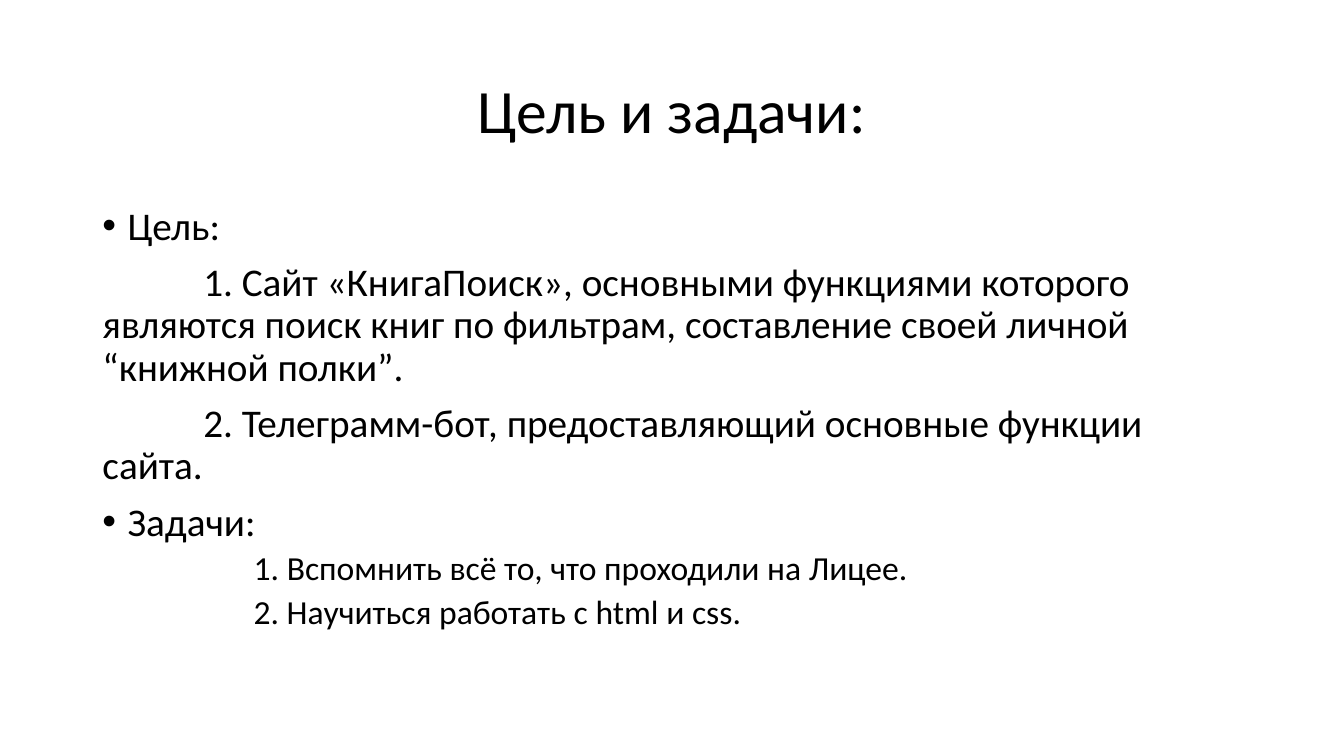
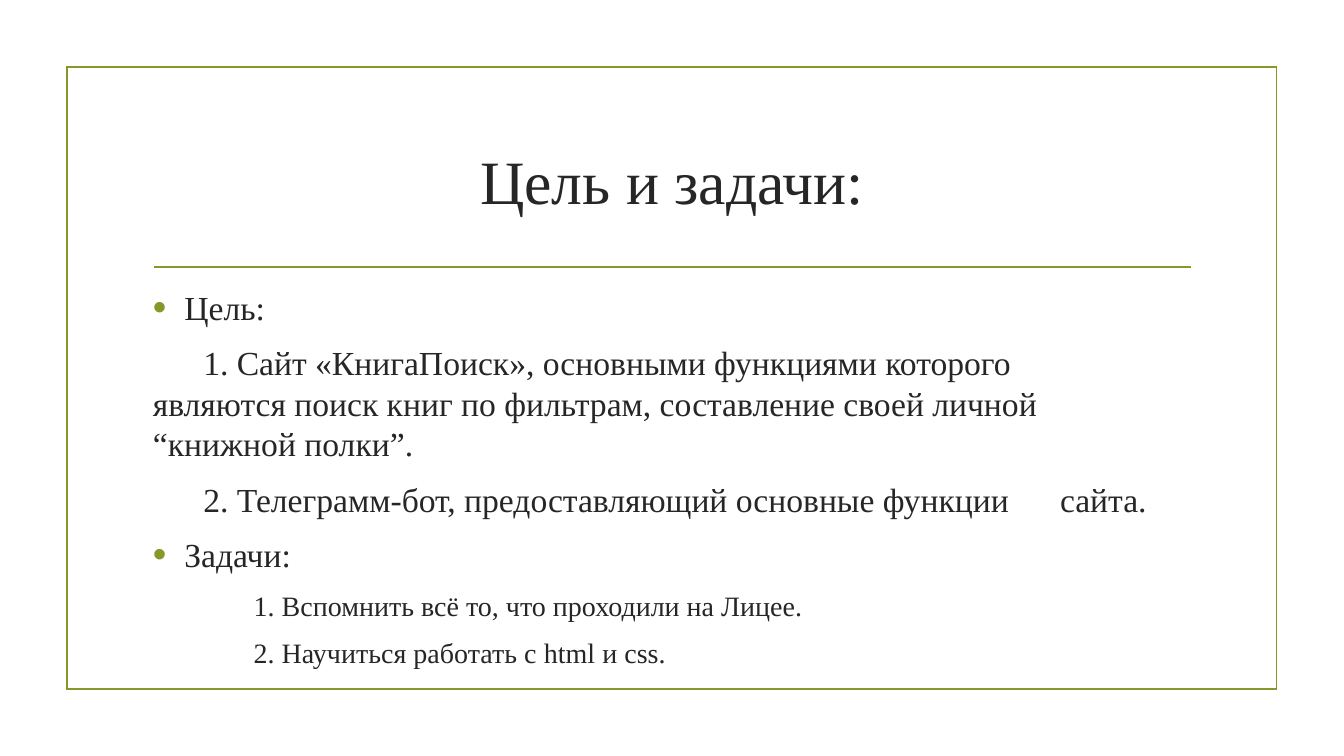
Before and after one commit to NikitaOlenichev/BookSearch, a slide deck: slide 2 of docs/Сайт «КнигаПоиск» Презентация.pptx. Drawn at 1344x756 pixels with LibreOffice and Linux fonts; fonts in the diff are those of the drawing; background and template pictures are left out. Boxes give left, top, right and bottom in pixels: in the first picture for what was removed or moved away, otherwise in the second. Text is boxed around its words. In the diff, an @@ line names an element or a change of style, - is before the commit and + after.

```diff
--- a/docs/Сайт «КнигаПоиск» Презентация.pptx
+++ b/docs/Сайт «КнигаПоиск» Презентация.pptx
@@ rectangle added at bbox=[67, 68, 1276, 690], outline #83992A 1.25 pt @@
@@ title "Цель и задачи:": place and size @@
-title "Цель и задачи:" at bbox=[478, 93, 867, 143]
+title "Цель и задачи:" at bbox=[480, 163, 863, 216]
@@ title "Цель и задачи:" at bbox=[480, 163, 863, 216]: font Calibri to Times New Roman, text colour #000000 to #262626; line spacing 0.9 to 1 @@
@@ line added from (154, 267) to (1191, 267), #83992A 1.25 pt @@
@@ text "Цель:": place and size @@
-text "Цель:" at bbox=[102, 215, 1143, 630]
+text "Цель:" at bbox=[153, 298, 1036, 669]
@@ text "Цель:" at bbox=[153, 298, 1036, 669]: size 28 to 24 pt in "Цель:", "1. Сайт «КнигаПоиск», основными функциями которого являются ...", "2. Телеграмм-бот, предоставляющий основные функции сайта.", "Задачи:"; font Calibri to Times New Roman, text colour #000000 to #262626; size 24 to 20 pt in "1. Вспомнить всё то, что проходили на ...", "2. Научиться работать с html и css."; indent changed; line spacing 0.9 to 1; more space between paragraphs @@
```
Also in this commit, not shown: 3 other slides changed, 1 other file.
